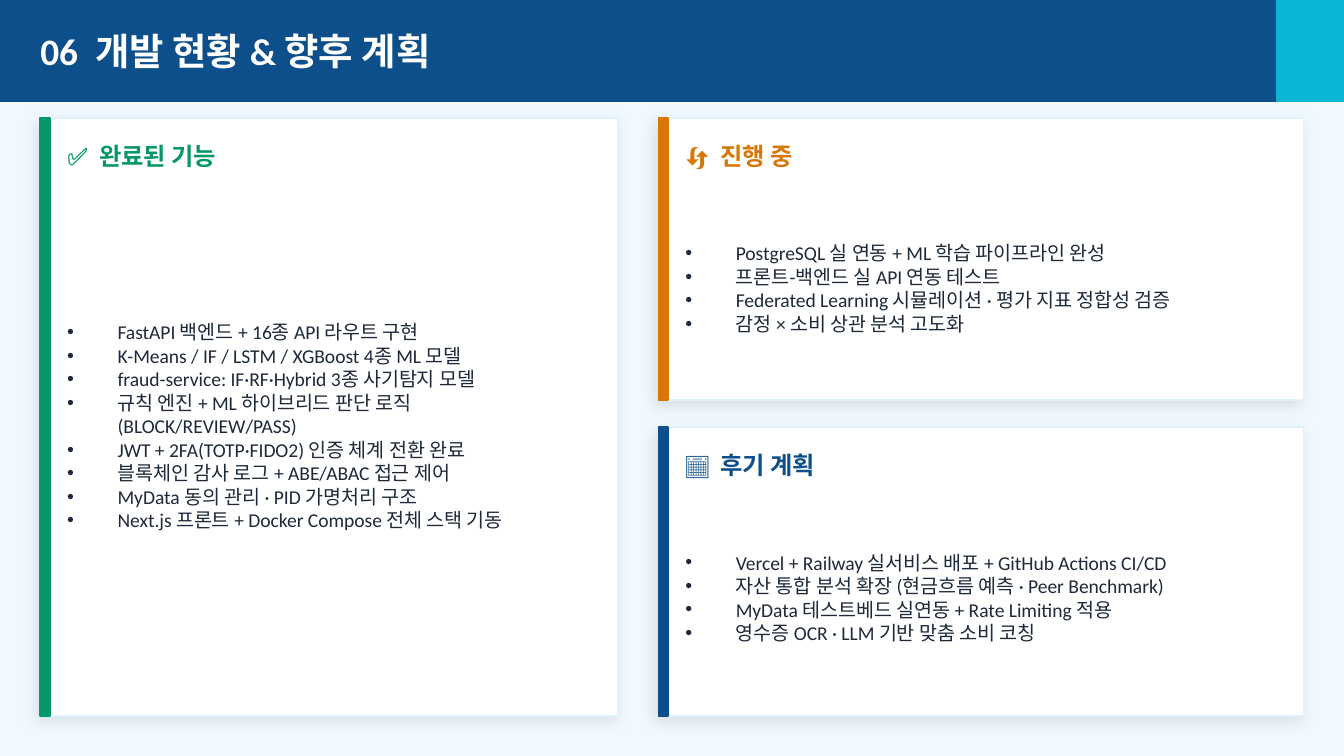
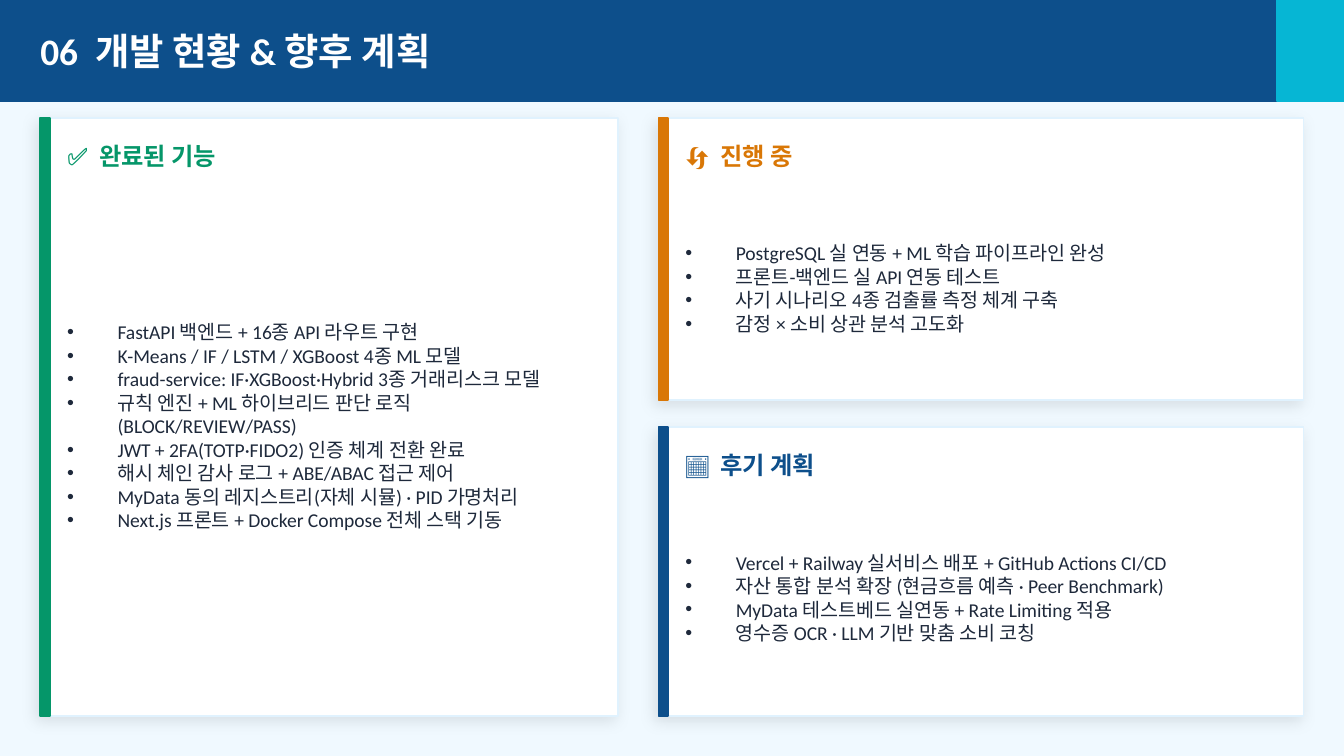
Before and after one commit to kerbosalstjidentity-spec/cap_stone, a slide deck: slide 8 of docs/presentations/PayWise_중간발표.pptx. Drawn at 1344x756 pixels with LibreOffice and Linux fonts; fonts in the diff are those of the drawing. Boxes give left, top, right and bottom in pixels: in the first picture for what was removed or moved away, otherwise in the second. Text is boxed around its words. In the diff, an @@ line names an element or a change of style, - is before the commit and + after.

```diff
--- a/docs/presentations/PayWise_중간발표.pptx
+++ b/docs/presentations/PayWise_중간발표.pptx
@@ text at [736, 290, 1059, 309]: text changed @@
-• Federated Learning 시뮬레이션 · 평가 지표 정합성 검증
+• 사기 시나리오 4종 검출률 측정 체계 구축
@@ text at [118, 369, 541, 389]: text changed @@
-• fraud-service: IF·RF·Hybrid 3종 사기탐지 모델
+• fraud-service: IF·XGBoost·Hybrid 3종 거래리스크 모델
@@ text at [118, 463, 519, 507]: text changed @@
-• 블록체인 감사 로그 + ABE/ABAC 접근 제어
-• MyData 동의 관리 · PID 가명처리 구조
+• 해시 체인 감사 로그 + ABE/ABAC 접근 제어
+• MyData 동의 레지스트리(자체 시뮬) · PID 가명처리
```
Also in this commit, not shown: 4 other slides changed, 23 other files.
